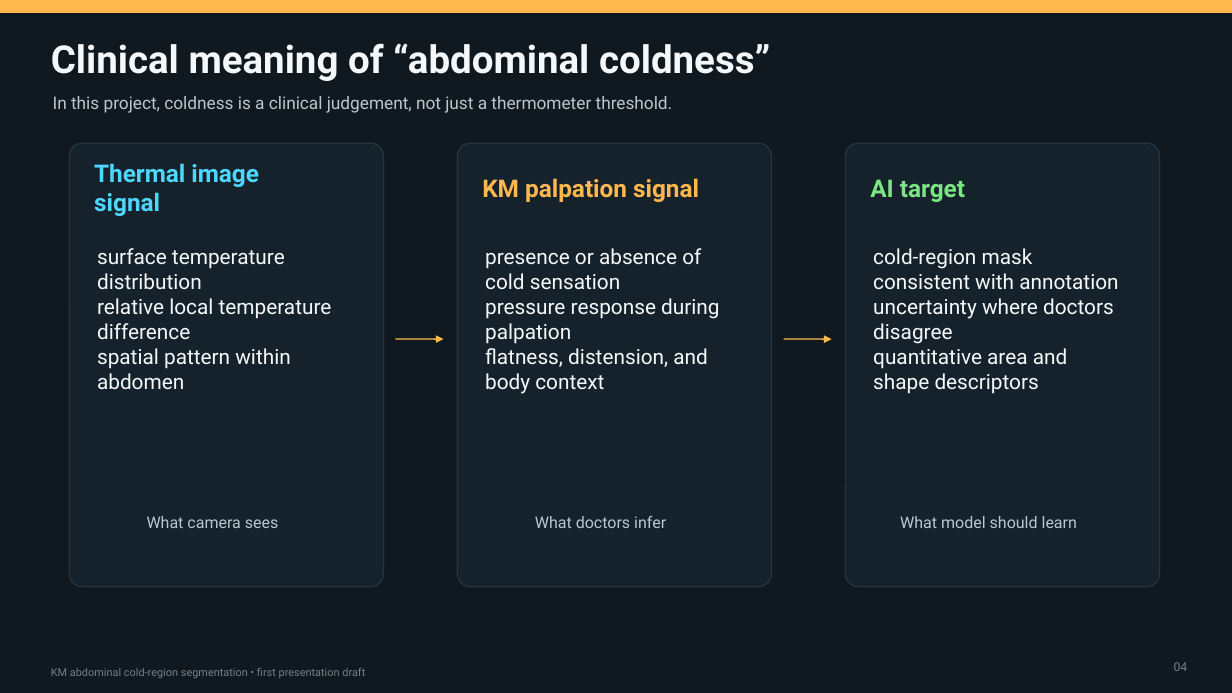
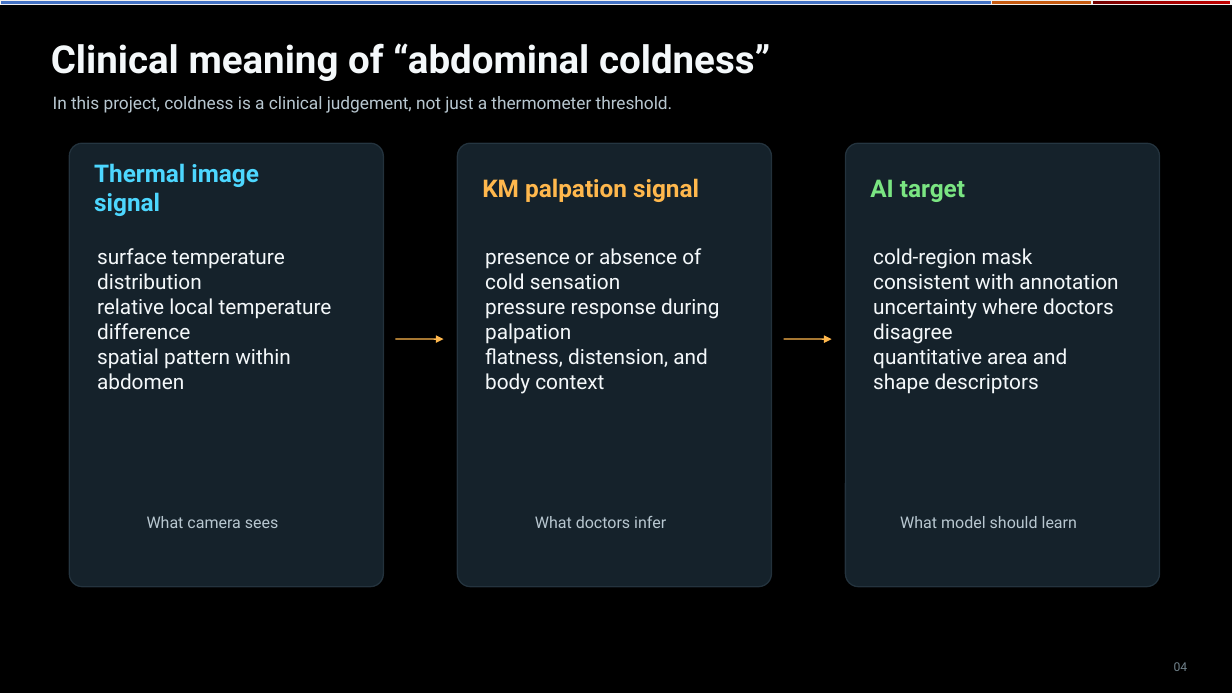
Before and after one commit to RafsanJany-44/Cool_GANs, a slide deck: slide 5 of KM_Thermal_ColdRegion_Intro_DatasetDeck.pptx (slide 6 before the commit). Drawn at 1232x693 pixels with LibreOffice and Linux fonts; fonts in the diff are those of the drawing. Boxes give left, top, right and bottom in pixels: in the first picture for what was removed or moved away, otherwise in the second. Text is boxed around its words. In the diff, an @@ line names an element or a change of style, - is before the commit and + after.

```diff
--- a/KM_Thermal_ColdRegion_Intro_DatasetDeck.pptx
+++ b/KM_Thermal_ColdRegion_Intro_DatasetDeck.pptx
@@ background #101820 to #000000 @@
@@ rectangle: place and size @@
-rectangle at <box>0,0,1232,12</box>
+rectangle at <box>0,0,992,5</box>
@@ rectangle at <box>0,0,992,5</box>: fill #FFB84D to #4472C4; outline #FFB84D 1 pt to #F2F2F2 1 pt @@
@@ rectangle added at <box>992,0,1092,5</box>, fill #C55A11, outline #F2F2F2 1 pt @@
@@ rectangle added at <box>1092,0,1231,5</box>, fill gradient #720000 to #A20000 to #C00000, outline #F2F2F2 1 pt @@
@@ text removed at <box>51,668,365,678</box> @@
-KM abdominal cold-region segmentation • first presentation draft
```
Also in this commit, not shown: 11 other slides changed, 3 slides added, 4 slides removed.
